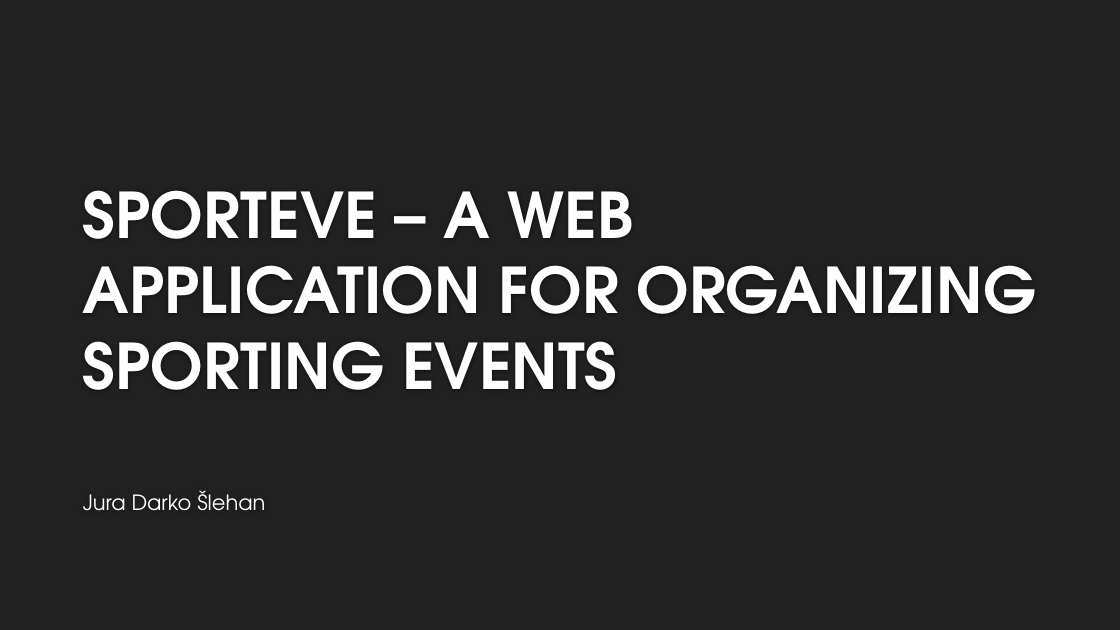
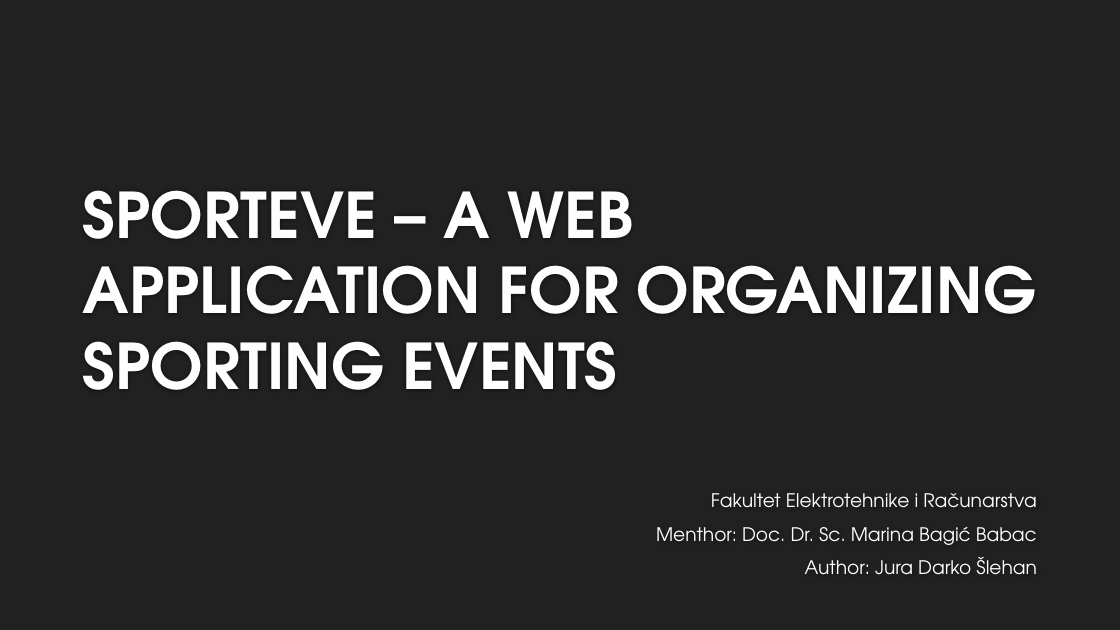
Before and after one commit to js52568/final-webapp, a slide deck: slide 1 of SPORTEVE – A WEB APPLICATION FOR ORGANIZING SPORTING.pptx. Drawn at 1120x630 pixels with LibreOffice and Linux fonts; fonts in the diff are those of the drawing; background and template pictures are left out. Boxes give left, top, right and bottom in pixels: in the first picture for what was removed or moved away, otherwise in the second. Text is boxed around its words. In the diff, an @@ line names an element or a change of style, - is before the commit and + after.

```diff
--- a/SPORTEVE – A WEB APPLICATION FOR ORGANIZING SPORTING.pptx
+++ b/SPORTEVE – A WEB APPLICATION FOR ORGANIZING SPORTING.pptx
@@ subtitle at box(656, 493, 1037, 575): text changed; size 18 to 16 pt @@
-Jura Darko Šlehan
+Fakultet Elektrotehnike i Računarstva
+Menthor: Doc. Dr. Sc. Marina Bagić Babac
+Author: Jura Darko Šlehan
```
Also in this commit, not shown: 9 other slides changed, 1 other file.
